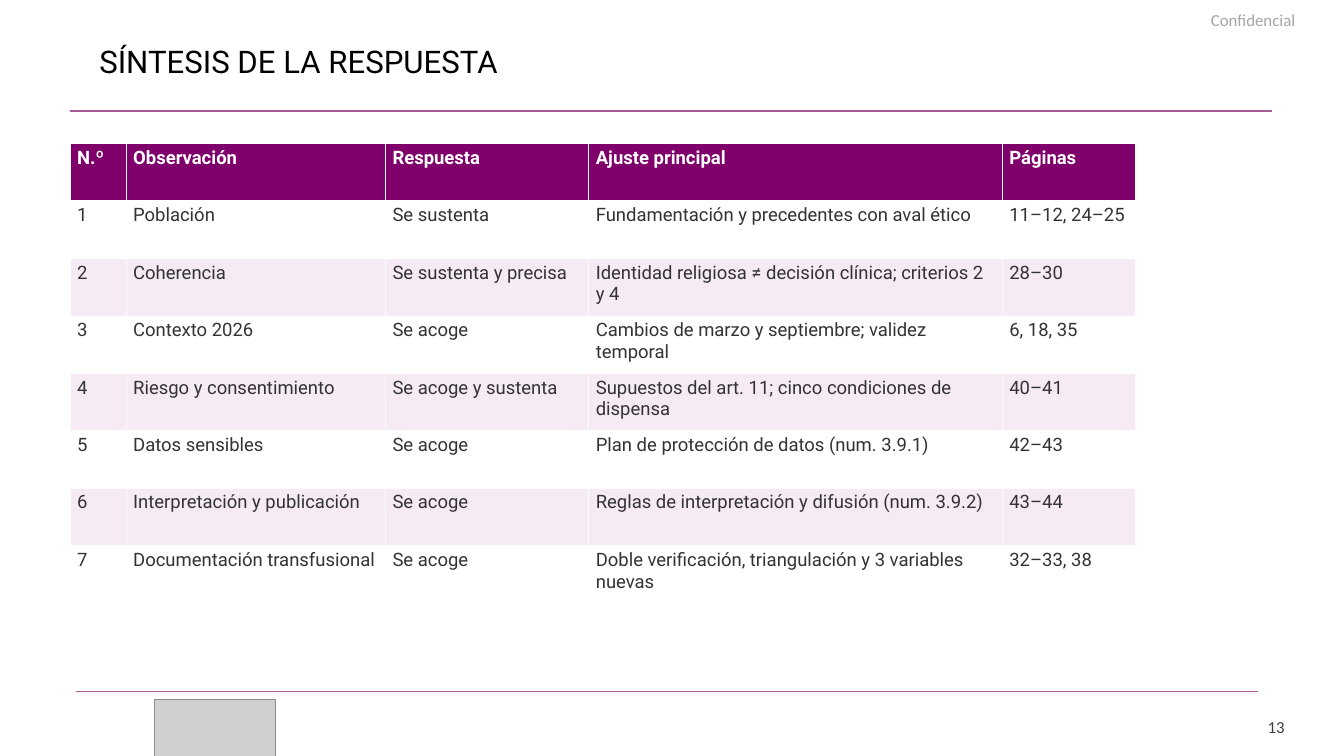
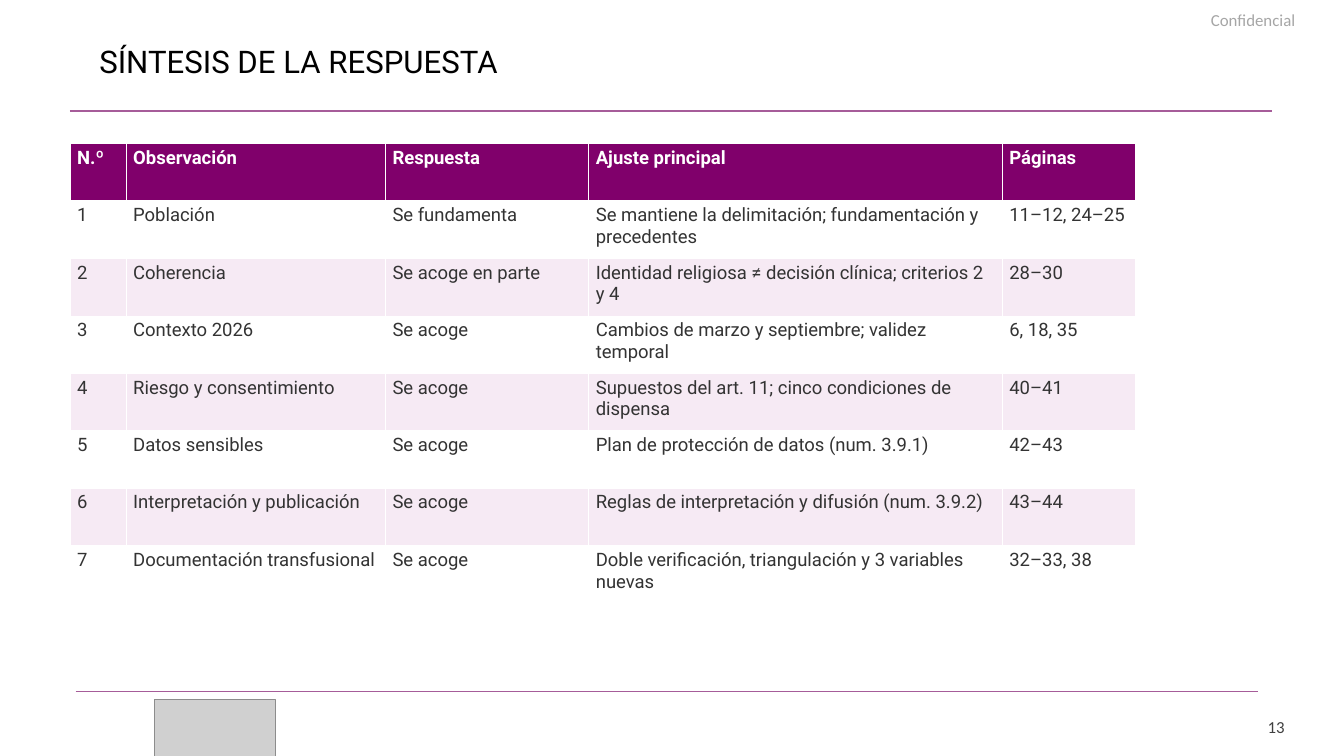
Before and after one commit to nestor120512/nes, a slide deck: slide 13 of comite_etica_CGN/Exposicion_respuesta_Comite.pptx. Drawn at 1344x756 pixels with LibreOffice and Linux fonts; fonts in the diff are those of the drawing; grey boxes stand for pictures; background and template pictures are left out. Boxes give left, top, right and bottom in pixels: in the first picture for what was removed or moved away, otherwise in the second. Text is boxed around its words. In the diff, an @@ line names an element or a change of style, - is before the commit and + after.

```diff
--- a/comite_etica_CGN/Exposicion_respuesta_Comite.pptx
+++ b/comite_etica_CGN/Exposicion_respuesta_Comite.pptx
@@ table at (70,144,1136,604) @@
-row 2, column 3: Se sustenta
+row 2, column 3: Se fundamenta
-row 2, column 4: Fundamentación y precedentes con aval ético
+row 2, column 4: Se mantiene la delimitación; fundamentación y precedentes
-row 3, column 3: Se sustenta y precisa
+row 3, column 3: Se acoge en parte
-row 5, column 3: Se acoge y sustenta
+row 5, column 3: Se acoge
```
Also in this commit, not shown: 2 other slides changed, 2 other files.
